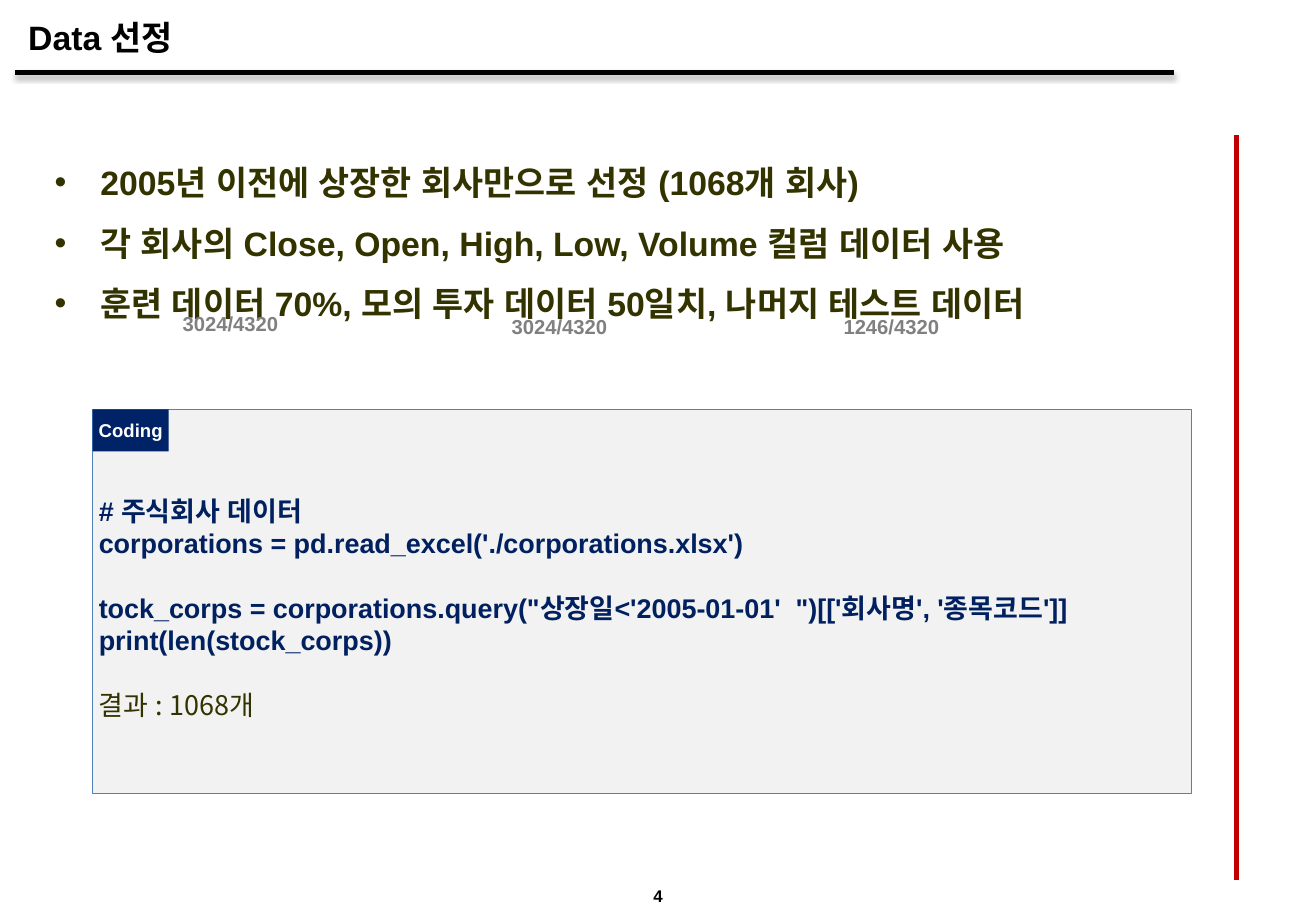
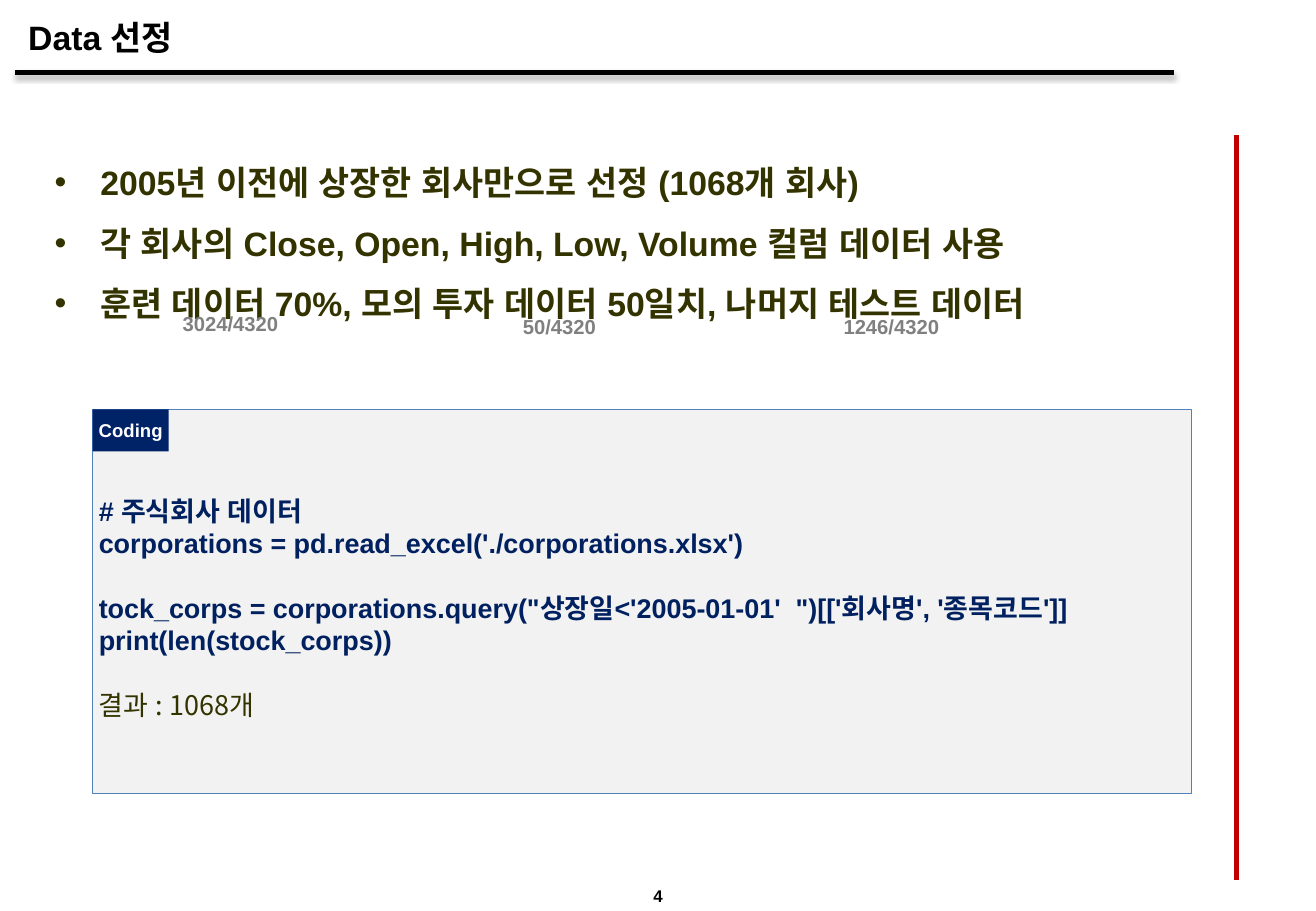
Before and after one commit to llejo3/deep-learning, a slide deck: slide 5 of stock_learning_rnn/딥러닝과제_RNN주가예측모델_180623.pptx. Drawn at 1316x911 pixels with LibreOffice and Linux fonts; fonts in the diff are those of the drawing; background and template pictures are left out. Boxes give left, top, right and bottom in pixels: in the first picture for what was removed or moved away, otherwise in the second. Text is boxed around its words. In the diff, an @@ line names an element or a change of style, - is before the commit and + after.

```diff
--- a/stock_learning_rnn/딥러닝과제_RNN주가예측모델_180623.pptx
+++ b/stock_learning_rnn/딥러닝과제_RNN주가예측모델_180623.pptx
@@ text at [523, 318, 596, 335]: text changed @@
-3024/4320
+50/4320
```
Also in this commit, not shown: 3 other files.
